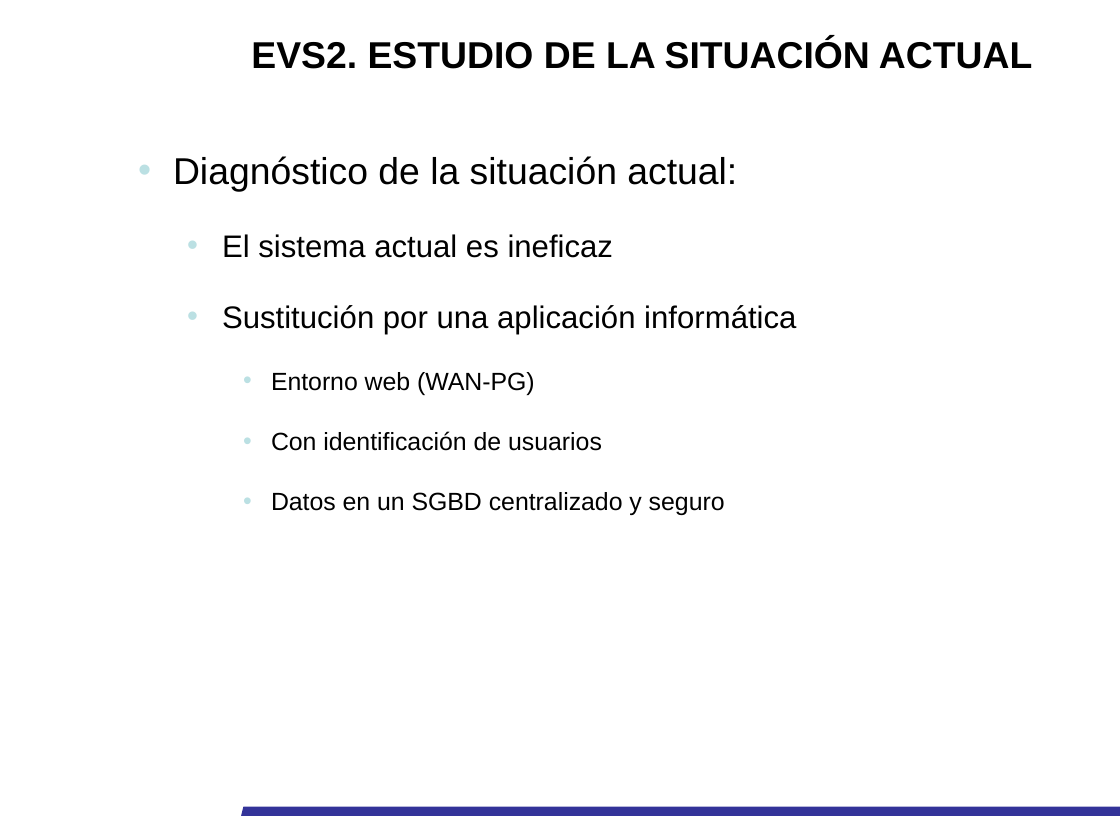
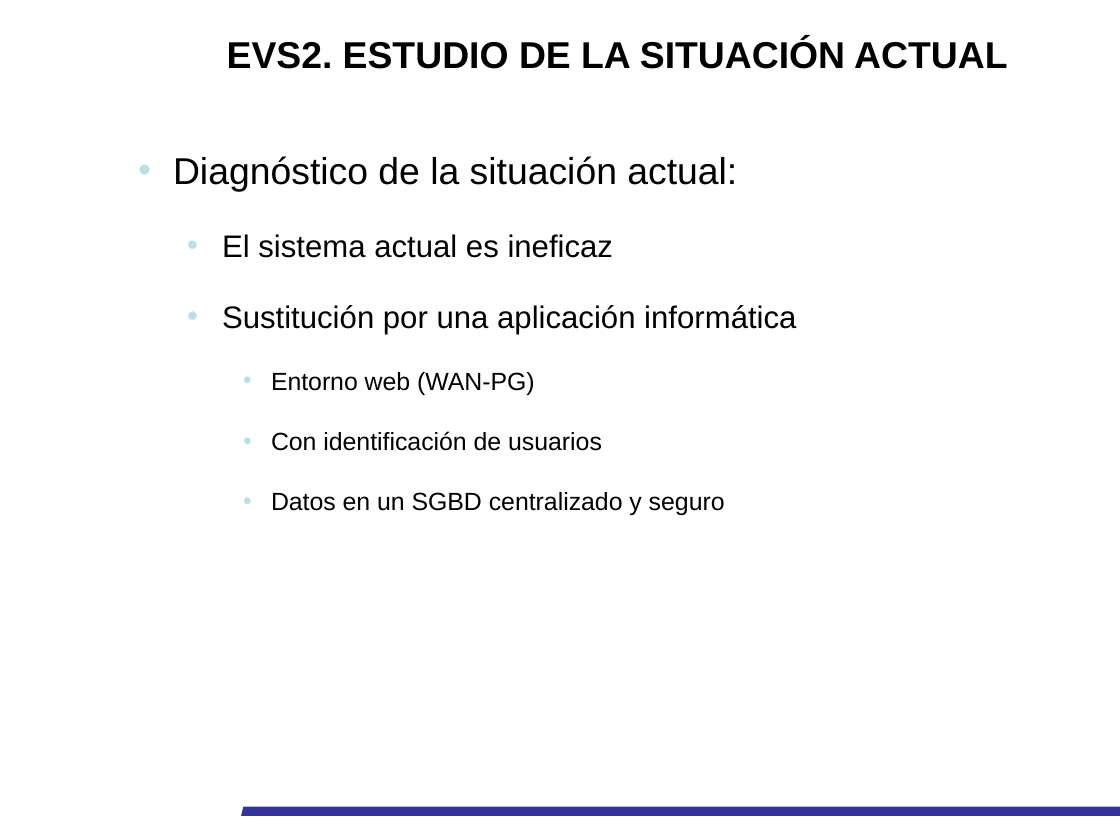
Before and after one commit to pquella/buscaminas, a slide deck: slide 7 of Docu elaborada/Presentación_EVS_UXOS_CENAD.pptx (slide 5 before the commit). Drawn at 1120x840 pixels with LibreOffice and Linux fonts; fonts in the diff are those of the drawing; background and template pictures are left out. Boxes give left, top, right and bottom in pixels: in the first picture for what was removed or moved away, otherwise in the second. Text is boxed around its words. In the diff, an @@ line names an element or a change of style, - is before the commit and + after.

```diff
--- a/Docu elaborada/Presentación_EVS_UXOS_CENAD.pptx
+++ b/Docu elaborada/Presentación_EVS_UXOS_CENAD.pptx
@@ rectangle "EVS2. ESTUDIO DE LA SITUACIÓN ...": place and size @@
-rectangle "EVS2. ESTUDIO DE LA SITUACIÓN ..." at <box>250,18,1035,87</box>
+rectangle "EVS2. ESTUDIO DE LA SITUACIÓN ..." at <box>225,18,1010,87</box>
```
Also in this commit, not shown: 10 other slides changed, 4 slides added, 6 other files.
